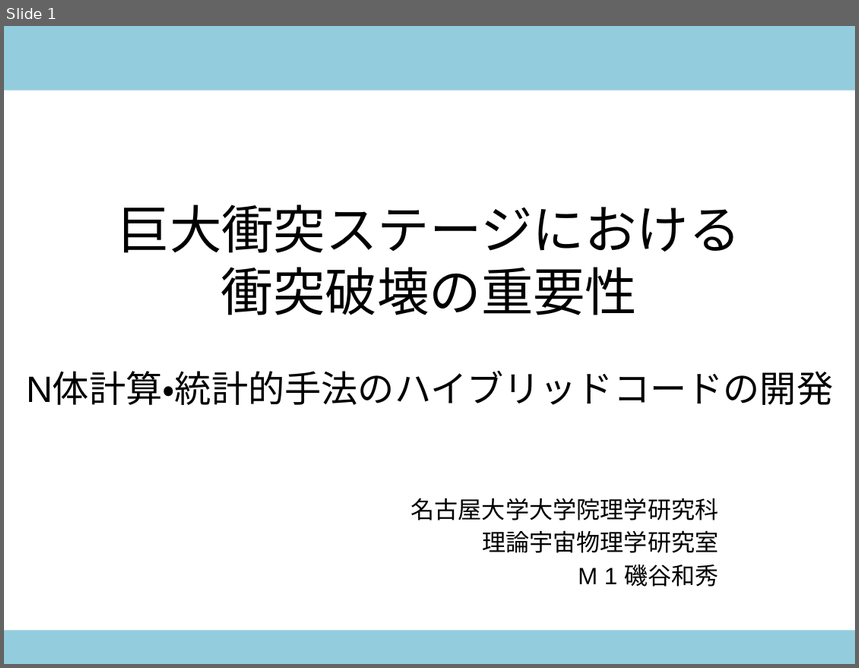
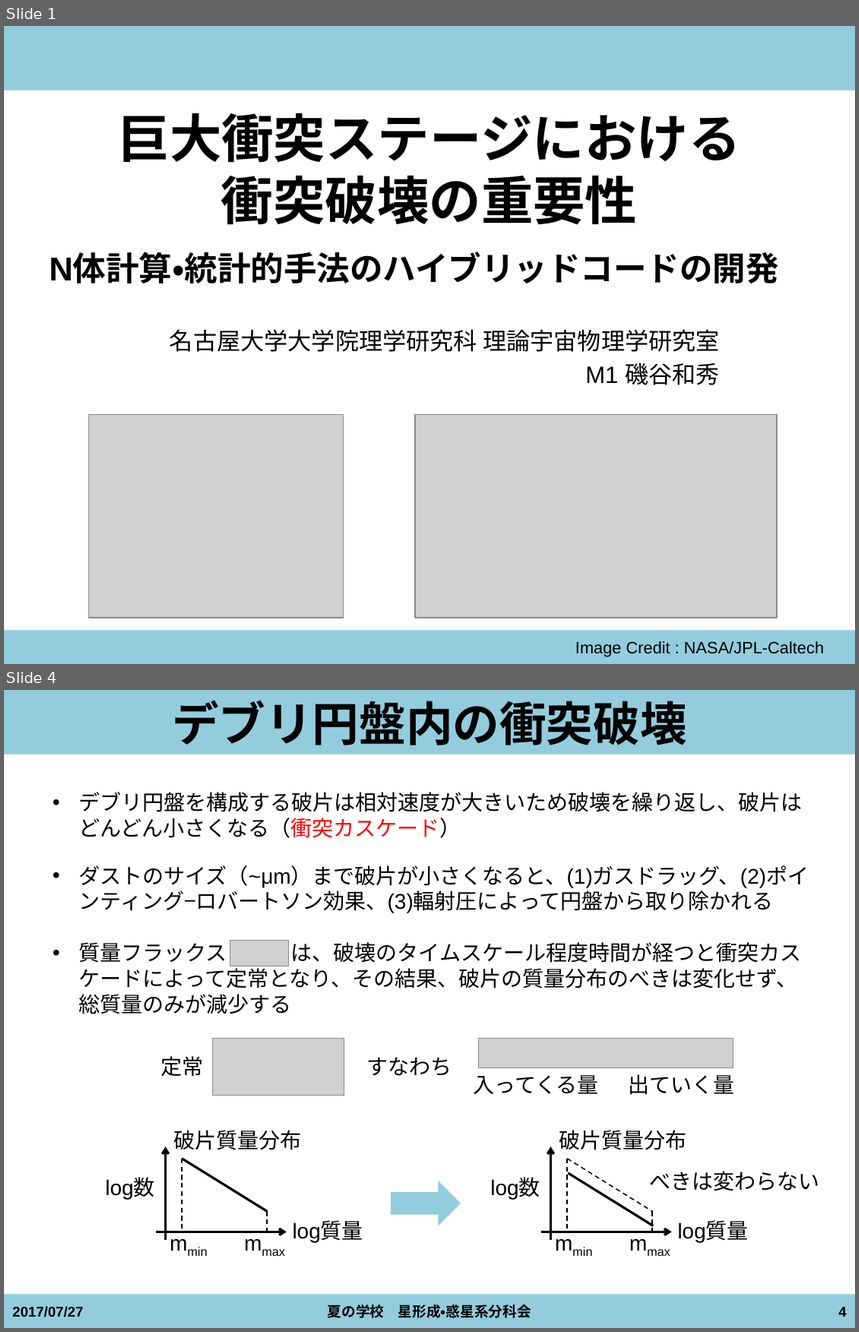
Before and after one commit to kazpc1215/Summer_School_2017, a slide deck: isoya20170727_ver1.pptx. Shown one above the other, each under a label of ours: slide 1 before the commit, slides 1 and 4 after it; the slides between them are not shown. The pictures are 859x668 and 859x1332 pixels, drawn with LibreOffice and Linux fonts; fonts in the diff are those of the drawing; grey boxes stand for pictures. Boxes give left, top, right and bottom in pixels: in the first picture for what was removed or moved away, otherwise in the second. Text is boxed around its words. In the diff, an @@ line names an element or a change of style, - is before the commit and + after.

```diff
--- a/isoya20170727_ver1.pptx
+++ b/isoya20170727_ver1.pptx
@@ slide 4 added at <box>4,690,855,1328</box>, background #FFFFFF; not listed: 2 template elements that a slide beside it also shows @@
@@ title added at <box>172,700,687,745</box>, 39.6 pt, text #000000, bold @@
+デブリ円盤内の衝突破壊
@@ text added at <box>79,792,803,838</box>, 18 pt, text #000000 @@
+• デブリ円盤を構成する破片は相対速度が大きいため破壊を繰り返し、破片はどんどん小さくなる（衝突カスケード）
@@ text added at <box>79,866,809,913</box>, 18 pt, text #000000 @@
+• ダストのサイズ（~μm）まで破片が小さくなると、(1)ガスドラッグ、(2)ポインティング−ロバートソン効果、(3)輻射圧によって円盤から取り除かれる
@@ text added at <box>79,942,801,1015</box>, 18 pt, text #000000 @@
+• 質量フラックス は、破壊のタイムスケール程度時間が経つと衝突カスケードによって定常となり、その結果、破片の質量分布のべきは変化せず、総質量のみが減少する
@@ picture added at <box>230,941,288,967</box> @@
@@ picture added at <box>212,1039,344,1096</box> @@
@@ picture added at <box>479,1039,734,1068</box> @@
@@ text added at <box>161,1056,204,1077</box>, 18 pt, text #000000 @@
+定常
@@ text added at <box>367,1057,452,1076</box>, 18 pt, text #000000 @@
+すなわち
@@ text added at <box>473,1075,598,1094</box>, 18 pt, text #000000 @@
+入ってくる量
@@ text added at <box>629,1075,735,1095</box>, 18 pt, text #000000 @@
+出ていく量
@@ down arrow added at <box>391,1181,461,1226</box>, fill #93CDDD @@
@@ group added at <box>490,1130,749,1260</box>: 5 texts, 4 lines, 2 arrows @@
+log質量
+log数
+破片質量分布
+mmin
+mmax
@@ text added at <box>650,1171,820,1192</box>, 18 pt, text #000000 @@
+べきは変わらない
@@ group added at <box>105,1130,363,1260</box>: 5 texts, 3 lines, 2 arrows @@
+log質量
+log数
+破片質量分布
+mmin
+mmax
@@ text added at <box>328,1305,531,1319</box>, 12 pt, text #000000, bold @@
+夏の学校 星形成・惑星系分科会
@@ text added at <box>12,1306,83,1318</box>, 12 pt, text #000000, bold @@
+2017/07/27
@@ page number added at <box>838,1307,846,1317</box>, 12 pt, text #000000, bold @@
+4
@@ slide 1 changed as well @@
@@ title at <box>118,113,741,225</box>: text changed; size 31 to 44 pt; bold on @@
-巨大衝突ステージにおける
-衝突破壊の重要性
-N体計算・統計的手法のハイブリッドコードの開発
+巨大衝突ステージにおける
+衝突破壊の重要性
@@ text added at <box>49,254,778,284</box>, 28 pt, text #000000, bold @@
+N体計算・統計的手法のハイブリッドコードの開発
@@ subtitle at <box>170,329,720,385</box>: text changed @@
-名古屋大学大学院理学研究科
-理論宇宙物理学研究室
-M 1 磯谷和秀
+名古屋大学大学院理学研究科 理論宇宙物理学研究室
+M1 磯谷和秀
@@ picture added at <box>89,414,344,617</box> @@
@@ picture added at <box>415,414,777,617</box> @@
@@ text added at <box>576,642,824,657</box>, 14 pt, text #000000 @@
+Image Credit : NASA/JPL-Caltech
```
Also in this commit, not shown: 11 other slides changed, 2 other slides added, 5 other files.
